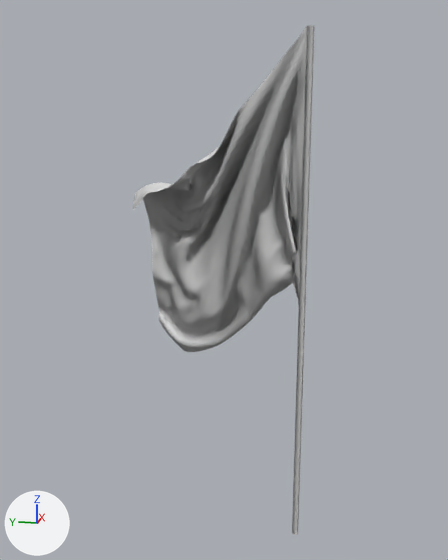
An edit to the OBJ model Models/Obstaculos/bandera_roja.obj, drawn before and after from the same camera.
The view is the same before and after, from a 50 mm camera at (-9.51, -0.71, 6.73) aimed at (0.19, 1.23, 4.3). The lights are fixed; the arrows at lower left show +X, +Y and +Z. Where no turn or scale is listed for an object, it has been applied to the vertices.

In view in the first picture: 'BanderaRoja002'.
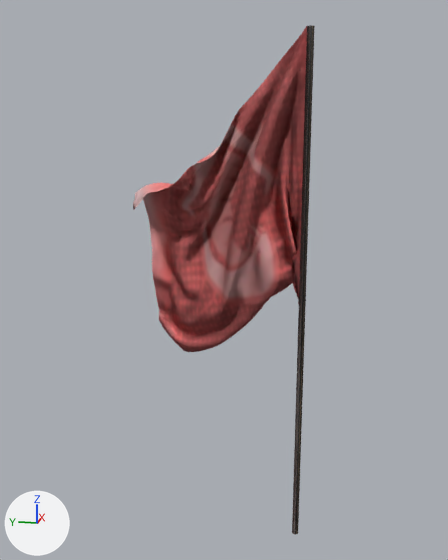
Location of each change, [x1, y1, x2, y2] in pixels of the pictures (448 x 560 px):
'BanderaRoja002', surface changed (grey to brown)
    both: [133, 25, 315, 535]

Patch to the scene script:
```diff
--- a/Models/Obstaculos/bandera_roja.obj.py
+++ b/Models/Obstaculos/bandera_roja.obj.py
@@ img_textura_03_jpg @@
+img_textura_03_jpg = load_image('Textura_03.jpg', '../../Textures/Textura_03.jpg', 1600, 952, 'sRGB')
@@ mat_03___default @@
 mat_03___default = principled_material('03___Default')
-mat_03___default.base_color = (0.8, 0.8, 0.8)  # white #e7e7e7
+mat_03___default.texture = img_textura_03_jpg
 mat_03___default.roughness = 1.0
@@ me_banderaroja002 @@
 me_banderaroja002.from_pydata(...)  # 2768 vertices, 2635 faces; spans x -0.3..0.55, y -0.13..2.63, z -0.03..8.11
 # used by ob_banderaroja002; location = (0.0, 0.0, 0.0)
+# me_banderaroja002 part 1: texture (UV) coordinates of 2635 of 2635 faces, centred in x -0.28..0.52, y -0.13..2.6, z -0.03..8.11, changed; they spanned u 0.01..0.76, v 0.12..0.89 and now span u 0.01..0.76, v 0.0..0.97
 me_banderaroja002.materials.append(mat_03___default)
```
